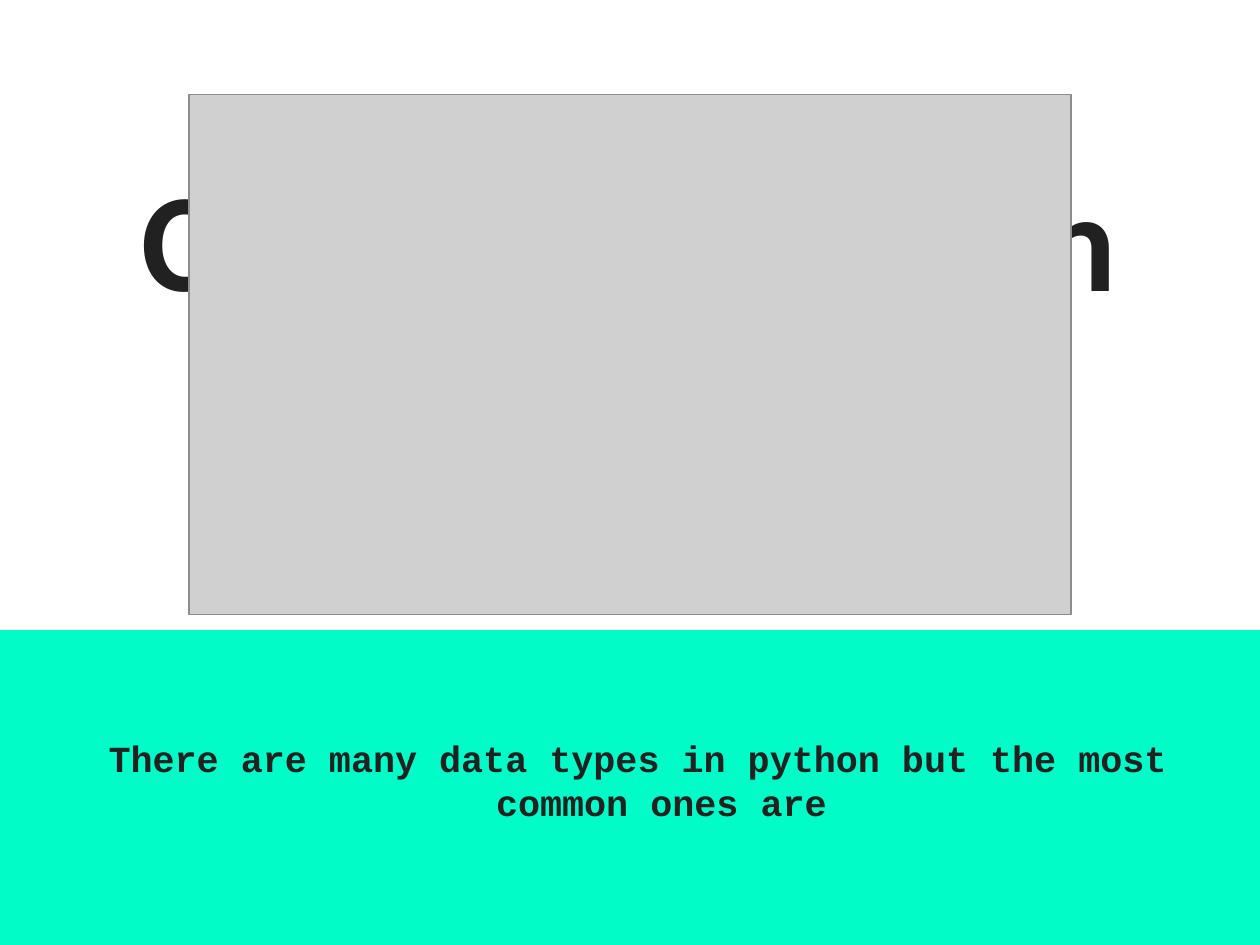
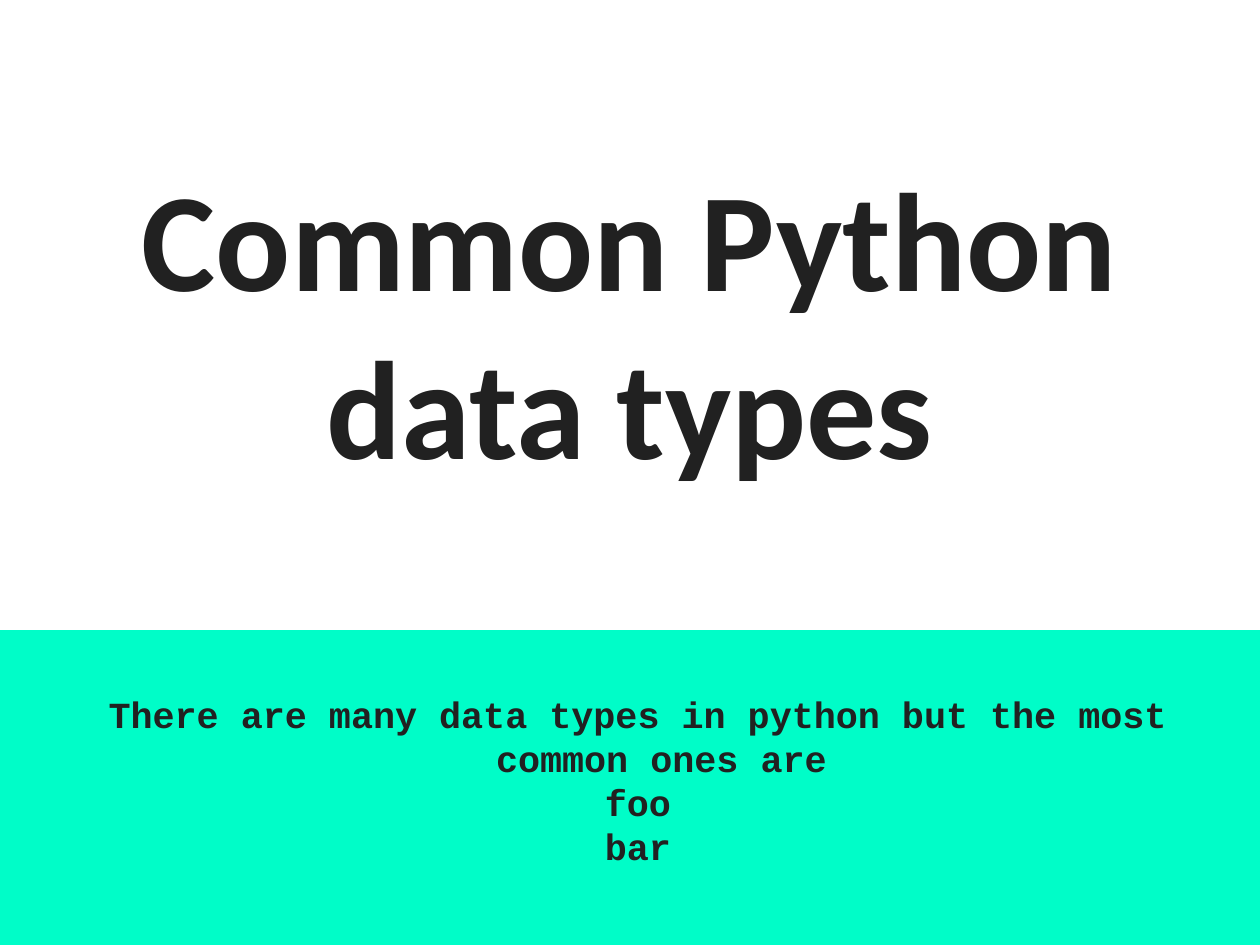
Before and after one commit to acjohnson/demystifying-code, a slide deck: slide 2 of simple-template-markup.pptx. Drawn at 1260x945 pixels with LibreOffice and Linux fonts; fonts in the diff are those of the drawing; grey boxes stand for pictures. Boxes give left, top, right and bottom in pixels: in the first picture for what was removed or moved away, otherwise in the second. Text is boxed around its words. In the diff, an @@ line names an element or a change of style, - is before the commit and + after.

```diff
--- a/simple-template-markup.pptx
+++ b/simple-template-markup.pptx
@@ picture removed at (x1=189, y1=94, x2=1071, y2=615) @@
@@ subtitle at (x1=605, y1=790, x2=671, y2=861): paragraphs added @@
+foo
+bar
```
Also in this commit, not shown: 1 other slide changed, 6 slides added, 1 other file.
